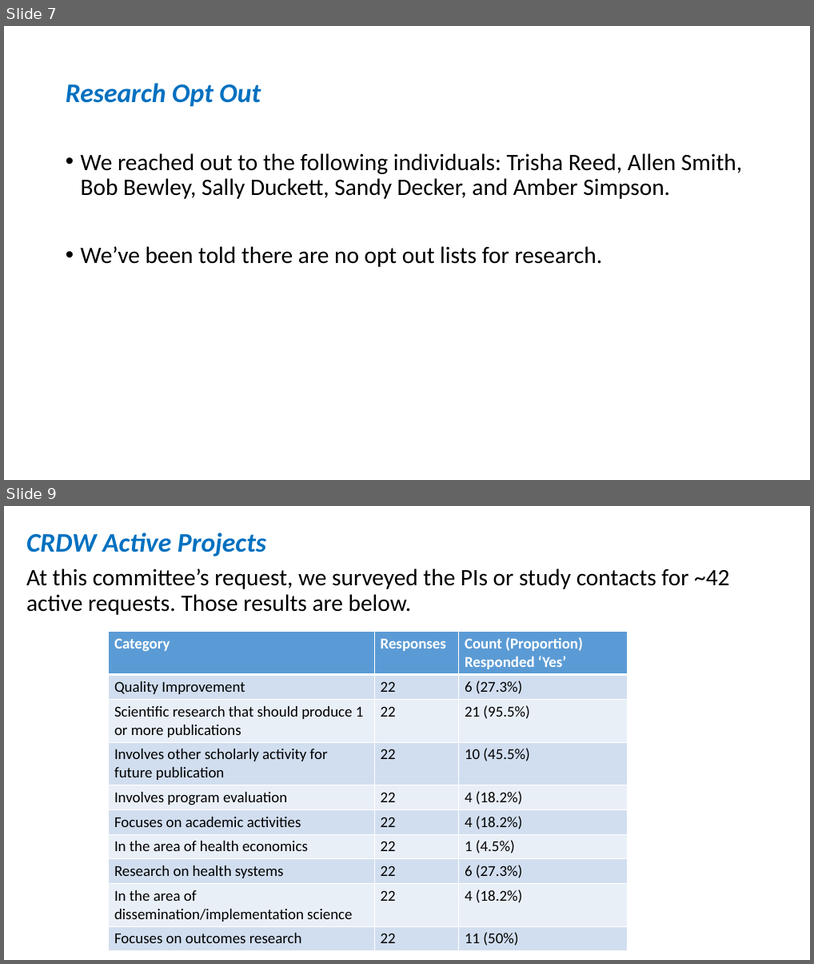
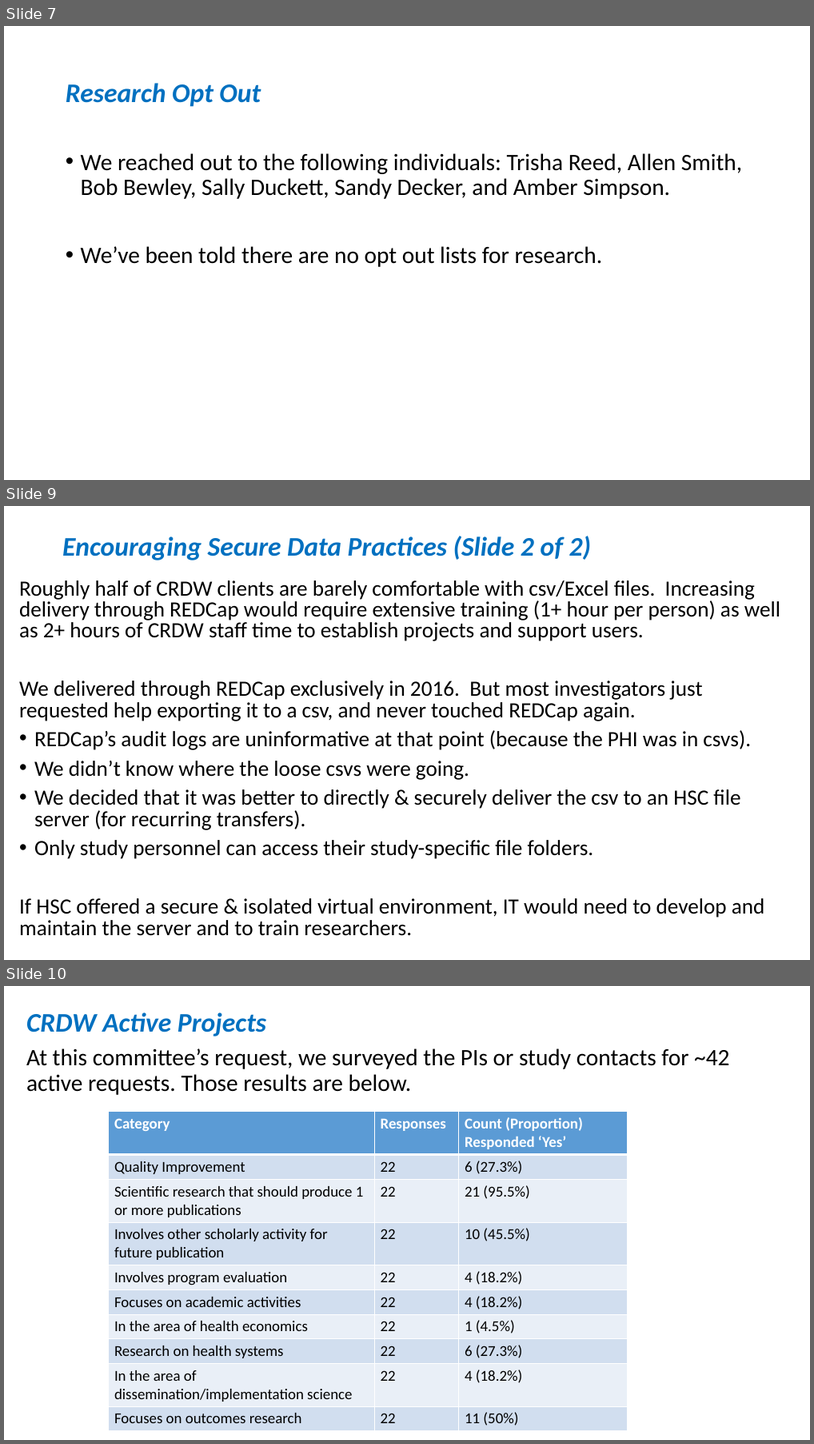
Before and after one commit to OuhscBbmc/prairie-outpost-public, a slide deck: publications/presentation-2021-03-aac/crdw-2021-03.pptx. Shown one above the other, each under a label of ours: slides 7 and 9 before the commit, slides 7, 9 and 10 after it; the slides between them are not shown. The pictures are 814x964 and 814x1444 pixels, drawn with LibreOffice and Linux fonts; fonts in the diff are those of the drawing. Boxes give left, top, right and bottom in pixels: in the first picture for what was removed or moved away, otherwise in the second. Text is boxed around its words. In the diff, an @@ line names an element or a change of style, - is before the commit and + after.

Commit message:
Update crdw-2021-03.pptx

```diff
--- a/publications/presentation-2021-03-aac/crdw-2021-03.pptx
+++ b/publications/presentation-2021-03-aac/crdw-2021-03.pptx
@@ slide 9 added at [4, 506, 810, 960], background #FFFFFF @@
@@ title added at [62, 536, 591, 560], 32 pt, text #0070C0, bold, italic @@
+Encouraging Secure Data Practices (Slide 2 of 2)
@@ text added at [19, 580, 781, 936], 25.9 pt, text #000000 @@
+Roughly half of CRDW clients are barely comfortable with csv/Excel files. Increasing delivery through REDCap would require extensive training (1+ hour per person) as well as 2+ hours of CRDW staff time to establish projects and support users.
+We delivered through REDCap exclusively in 2016. But most investigators just requested help exporting it to a csv, and never touched REDCap again.
+• REDCap’s audit logs are uninformative at that point (because the PHI was in csvs).
+• We didn’t know where the loose csvs were going.
+• We decided that it was better to directly & securely deliver the csv to an HSC file server (for recurring transfers).
+• Only study personnel can access their study-specific file folders.
+If HSC offered a secure & isolated virtual environment, IT would need to develop and maintain the server and to train researchers.
@@ what was slide 9 is now slide 10 @@
```
Also in this commit, not shown: 1 slide changed.
